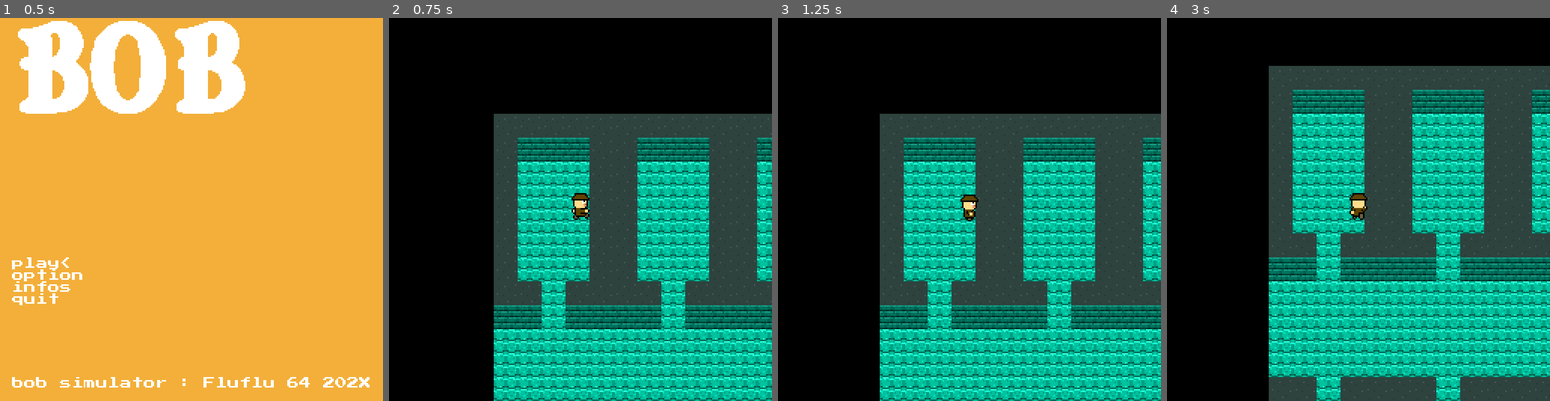
Above: before the commit, frames 1-4 (left to right).
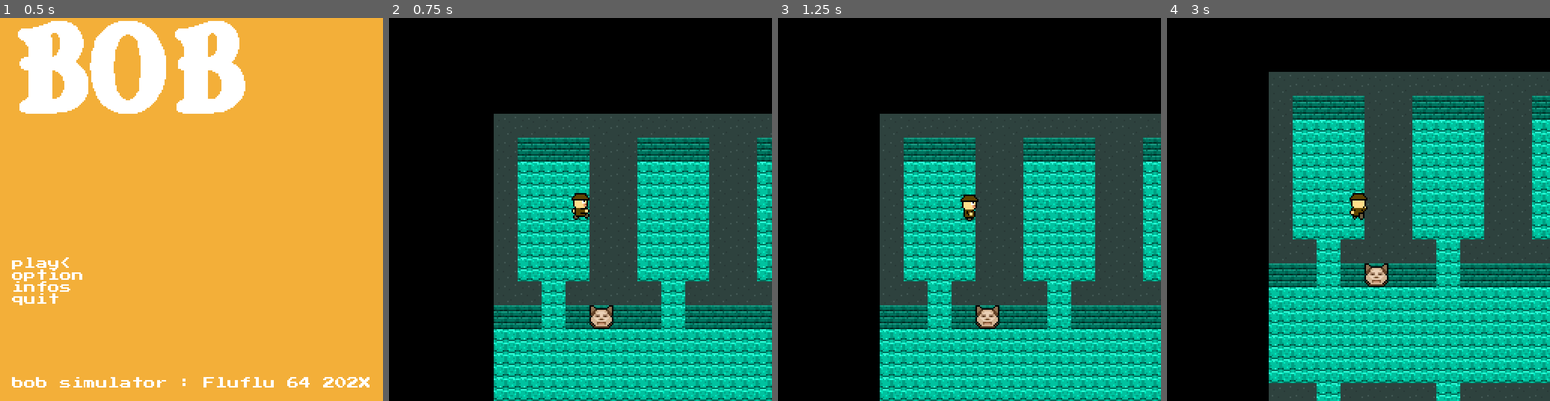
Above: after the commit, the same moments.

Repository: Fluflu64/bob-simulator
Game: Godot game, scene res://scn_root.tscn
Same seed, same stepped clock (60 frames per second), same inputs: the game is played once before the commit and once after it.
Inputs:
- Up to frame 1 (0.5 s): no input
- Up to frame 2 (0.75 s): tap Enter (interact) at 0.5 s; hold Right (right) from 0.53 s (still down); hold Enter (interact) from 0.53 s (still down)
- Up to frame 3 (1.25 s): keep holding Right (right); keep holding Enter (interact)
- Up to frame 4 (3 s): release Right (right) at 1.28 s; release Enter (interact) at 1.28 s; hold Down (down) 1.28-2.03 s; tap Enter (interact) at 1.35, 2.3, 2.85 s; hold Right (right) 2.03-2.78 s; hold Shift (run) 2.03-2.78 s; tap Space (debug test dialogue) at 2.75 s; hold Up (up) from 2.78 s (still down)

Frame 1 is identical in both runs. In frame 2, 0.3% of the frame differs, in the area x 52-59%, y 75-82%; in frame 3, 0.3%; in frame 4, 33%, in the area x 26-100%, y 12-100%.

Commit message:
jsplus g fé quoi

Diff:
--- a/player_related/scn_interact.tscn
+++ b/player_related/scn_interact.tscn
@@ -1,12 +1,79 @@
-[gd_scene load_steps=3 format=3 uid="uid://dpep2xkq2a4gr"]
+[gd_scene load_steps=8 format=3 uid="uid://dpep2xkq2a4gr"]
 
 [ext_resource type="Script" path="res://player_related/script_interactable.gd" id="1_s8u5w"]
+[ext_resource type="Texture2D" uid="uid://c6qlt7md3x33q" path="res://sprite/tex_weirdcat.png" id="2_c12ka"]
 
 [sub_resource type="RectangleShape2D" id="RectangleShape2D_0u80q"]
 size = Vector2(16, 16)
+
+[sub_resource type="Animation" id="Animation_amnew"]
+resource_name = "talk"
+length = 0.4
+loop_mode = 1
+step = 0.1
+tracks/0/type = "value"
+tracks/0/imported = false
+tracks/0/enabled = true
+tracks/0/path = NodePath("Sprite2D:frame_coords")
+tracks/0/interp = 1
+tracks/0/loop_wrap = true
+tracks/0/keys = {
+"times": PackedFloat32Array(0, 0.2),
+"transitions": PackedFloat32Array(1, 1),
+"update": 1,
+"values": [Vector2i(0, 0), Vector2i(1, 0)]
+}
+
+[sub_resource type="Animation" id="Animation_5mf4n"]
+length = 0.001
+tracks/0/type = "value"
+tracks/0/imported = false
+tracks/0/enabled = true
+tracks/0/path = NodePath("Sprite2D:frame_coords")
+tracks/0/interp = 1
+tracks/0/loop_wrap = true
+tracks/0/keys = {
+"times": PackedFloat32Array(0),
+"transitions": PackedFloat32Array(1),
+"update": 1,
+"values": [Vector2i(0, 0)]
+}
+
+[sub_resource type="Animation" id="Animation_t58ko"]
+resource_name = "stop"
+length = 0.4
+step = 0.1
+tracks/0/type = "value"
+tracks/0/imported = false
+tracks/0/enabled = true
+tracks/0/path = NodePath("Sprite2D:frame_coords")
+tracks/0/interp = 1
+tracks/0/loop_wrap = true
+tracks/0/keys = {
+"times": PackedFloat32Array(0),
+"transitions": PackedFloat32Array(1),
+"update": 1,
+"values": [Vector2i(0, 0)]
+}
+
+[sub_resource type="AnimationLibrary" id="AnimationLibrary_lcmow"]
+_data = {
+"RESET": SubResource("Animation_5mf4n"),
+"stop": SubResource("Animation_t58ko"),
+"talk": SubResource("Animation_amnew")
+}
 
 [node name="interact" type="Area2D"]
 script = ExtResource("1_s8u5w")
 
 [node name="CollisionShape2D" type="CollisionShape2D" parent="."]
 shape = SubResource("RectangleShape2D_0u80q")
+
+[node name="Sprite2D" type="Sprite2D" parent="."]
+texture = ExtResource("2_c12ka")
+hframes = 2
+
+[node name="AnimationPlayer" type="AnimationPlayer" parent="."]
+libraries = {
+"": SubResource("AnimationLibrary_lcmow")
+}
--- a/player_related/script_chara_bob.gd
+++ b/player_related/script_chara_bob.gd
@@ -48,13 +48,10 @@
 	if event.is_action_pressed("interact"):
 		for area2d in interact.get_overlapping_areas() :
 			if area2d is Interactable :
-				game_root.start_text(area2d.lines)
+				game_root.start_text(area2d.lines,area2d)
 
 func _process(_delta):
 	update_camera()
-	var lines = [str(proba_battle)]
-	if Input.is_action_just_pressed("debug test dialogue"):
-		game_root.start_text(lines)
 
 func update_camera():
 	camera.global_position = round(position)
--- a/player_related/script_interactable.gd
+++ b/player_related/script_interactable.gd
@@ -2,3 +2,8 @@
 extends Area2D
 
 @export var lines = ["oui","oui"]
+@onready var animation = $AnimationPlayer
+
+func end_talk():
+	print("oui")
+	animation.play("stop")
--- a/script_root.gd
+++ b/script_root.gd
@@ -26,10 +26,12 @@
 	game.add_child(level_instance)
 	game.add_child(player_instance)
 
-func start_text(lines):
+func start_text(lines,area):
 	player.set_process_mode(PROCESS_MODE_DISABLED)
 	var text_instance = text_box.instantiate()
 	text_instance.tree_exited.connect(end_text)
+	area.animation.play("talk")
+	text_instance.tree_exited.connect(area.end_talk)
 	text_instance.lines_text_box = lines
 	textbox.add_child(text_instance)
 
Binary file added: sprite/tex_weirdcat.png
Not shown, added: sprite/tex_weirdcat.png.import
